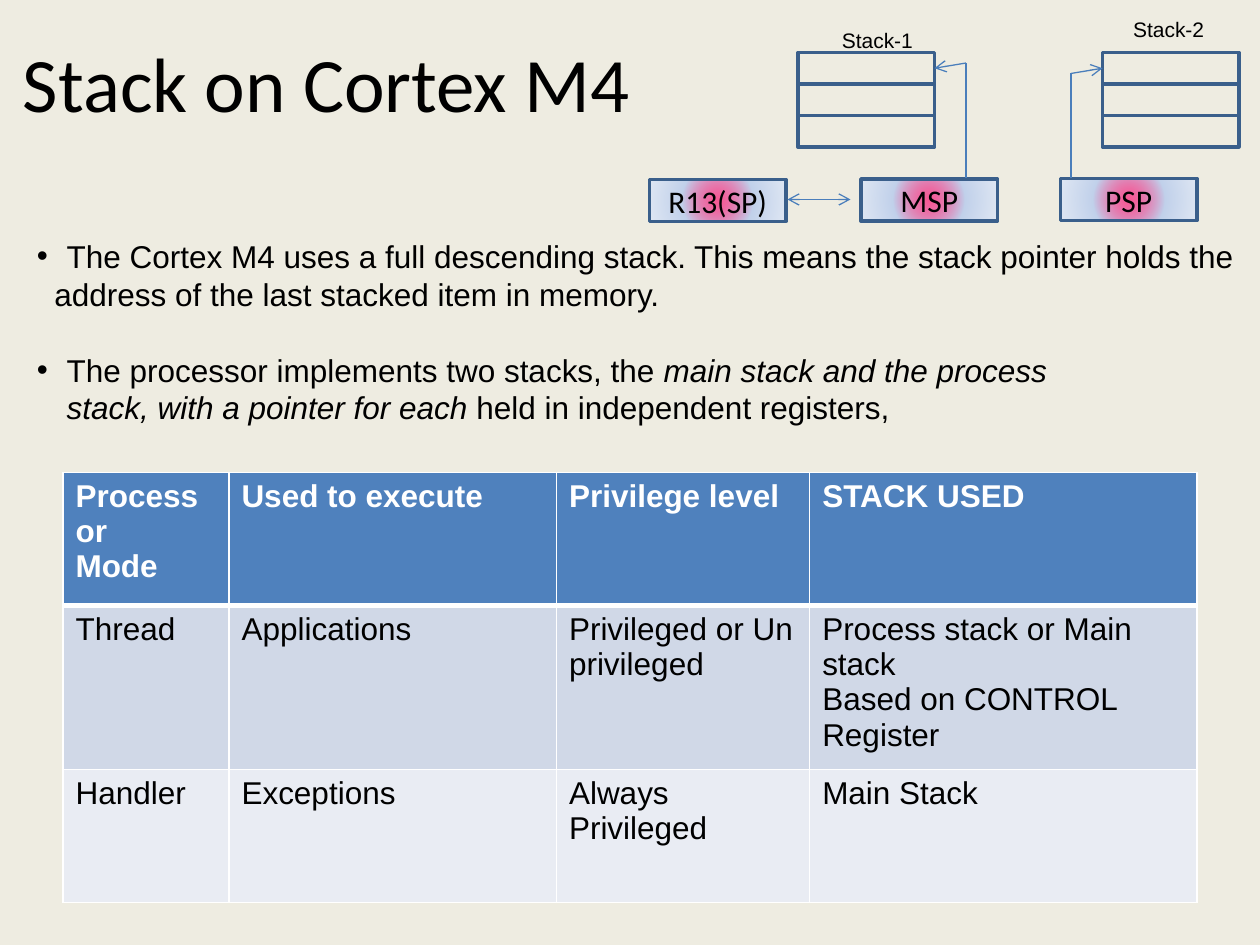
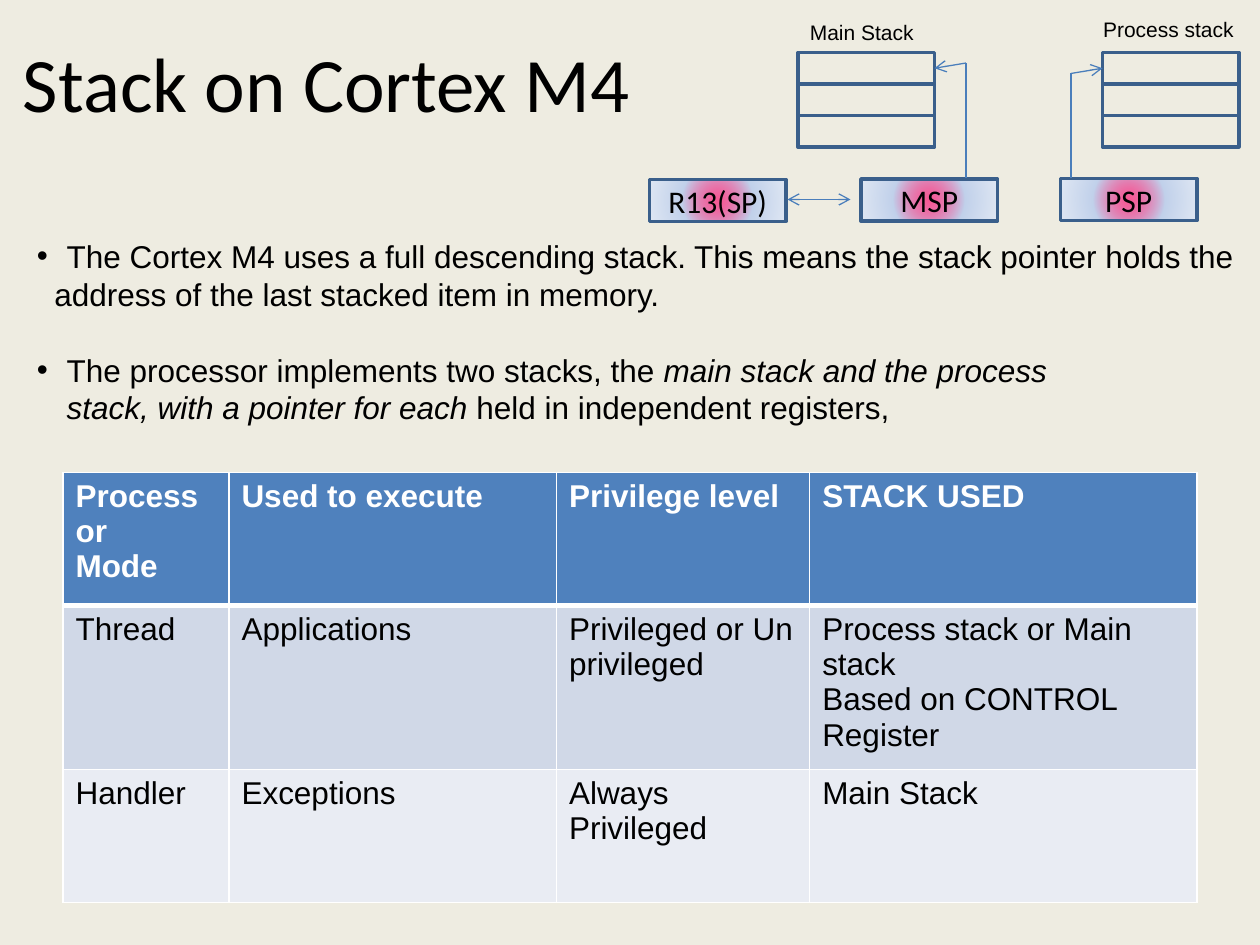
Before and after one commit to girishsukukumar/ARM-Architecture, a slide deck: slide 10 of Module-4.pptx. Drawn at 1260x945 pixels with LibreOffice and Linux fonts; fonts in the diff are those of the drawing. Boxes give left, top, right and bottom in pixels: in the first picture for what was removed or moved away, otherwise in the second. Text is boxed around its words. In the diff, an @@ line names an element or a change of style, - is before the commit and + after.

```diff
--- a/Module-4.pptx
+++ b/Module-4.pptx
@@ text at [810, 24, 913, 41]: text changed @@
-Stack-1
+Main Stack
@@ text at [1103, 21, 1234, 38]: text changed @@
-Stack-2
+Process stack
```
Also in this commit, not shown: 5 other slides changed, 8 slides added, 25 slides removed.
